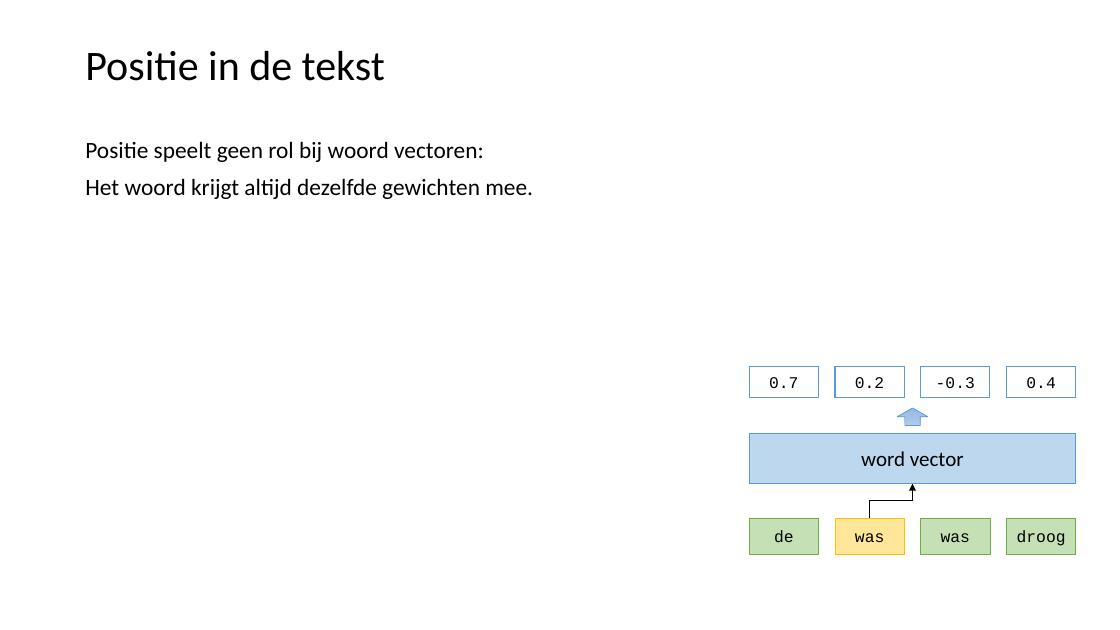
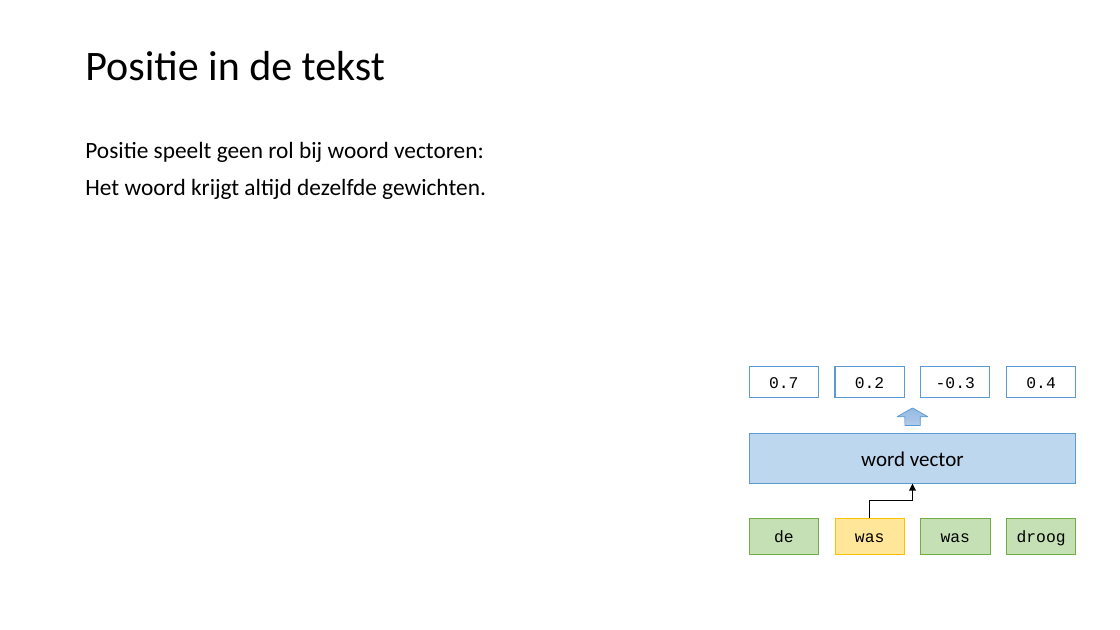
Before and after one commit to LFKoning/knowledge-sharing, a slide deck: slide 54 of python_course/5_nlp/python_cursus_5.pptx (slide 55 before the commit). Drawn at 1120x630 pixels with LibreOffice and Linux fonts; fonts in the diff are those of the drawing. Boxes give left, top, right and bottom in pixels: in the first picture for what was removed or moved away, otherwise in the second. Text is boxed around its words. In the diff, an @@ line names an element or a change of style, - is before the commit and + after.

```diff
--- a/python_course/5_nlp/python_cursus_5.pptx
+++ b/python_course/5_nlp/python_cursus_5.pptx
@@ text at [85,178,486,199]: text changed @@
-Het woord krijgt altijd dezelfde gewichten mee.
+Het woord krijgt altijd dezelfde gewichten.
```
Also in this commit, not shown: 6 other slides changed, 3 slides removed.
